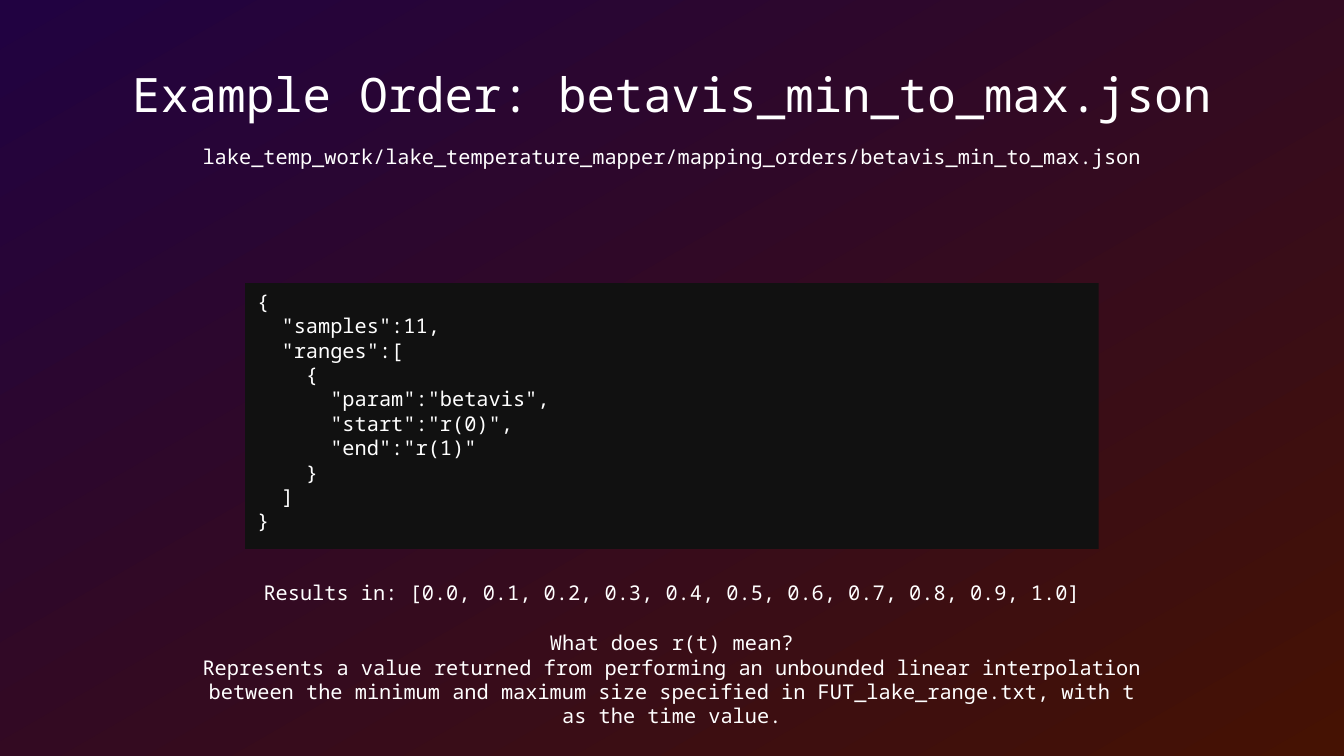
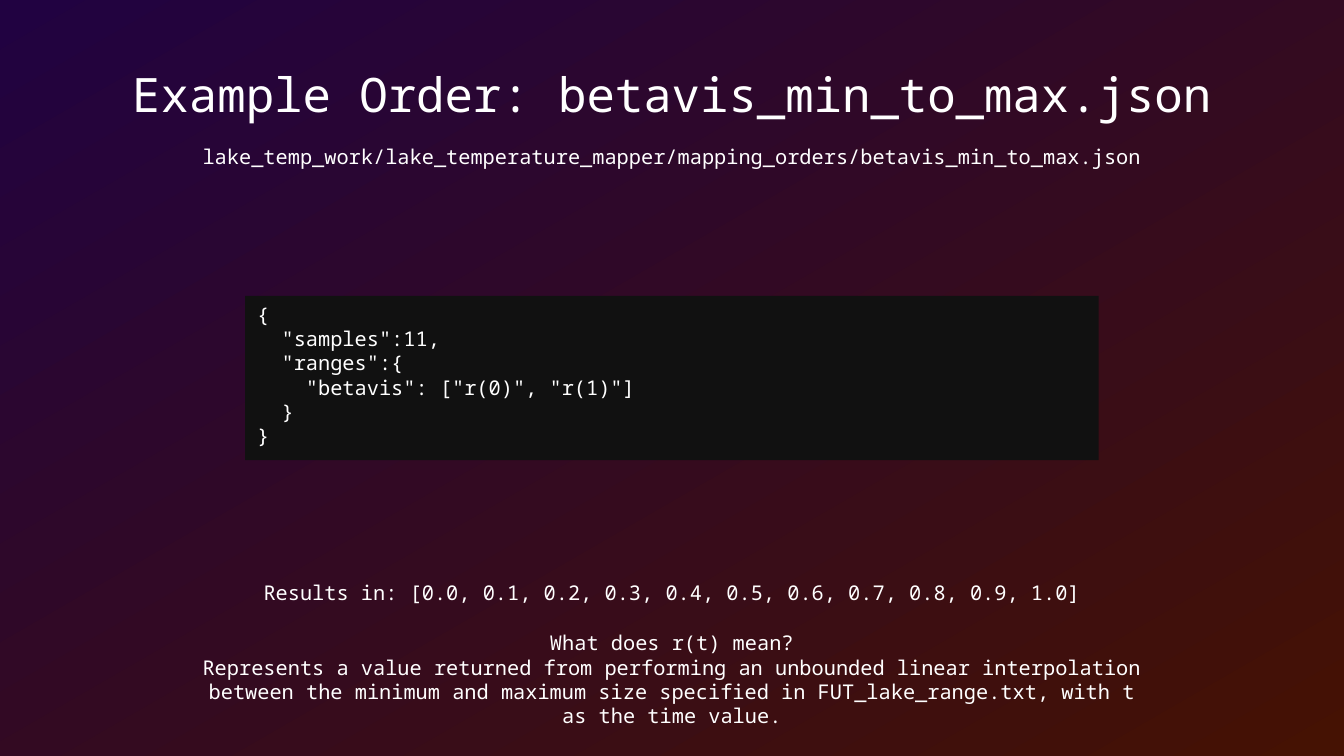
Before and after one commit to SamAllen06/lake_temp_work, a slide deck: slide 9 of documentation/lake_temperature.odp. Drawn at 1344x756 pixels with LibreOffice and Linux fonts; fonts in the diff are those of the drawing. Boxes give left, top, right and bottom in pixels: in the first picture for what was removed or moved away, otherwise in the second. Text is boxed around its words. In the diff, an @@ line names an element or a change of style, - is before the commit and + after.

```diff
--- a/documentation/lake_temperature.odp
+++ b/documentation/lake_temperature.odp
@@ text in rectangle at <box>245,296,1099,461</box>: paragraph removed @@
-]
@@ rectangle "{": place and size @@
-rectangle "{" at <box>245,283,1099,549</box>
+rectangle "{" at <box>245,296,1099,461</box>
@@ text in rectangle at <box>282,355,635,399</box>: text changed @@
-"ranges":[
-{
-"param":"betavis",
-"start":"r(0)",
-"end":"r(1)"
+"ranges":{
+"betavis": ["r(0)", "r(1)"]
```
Also in this commit, not shown: 1 other slide changed, 2 slides added, 1 other file.
